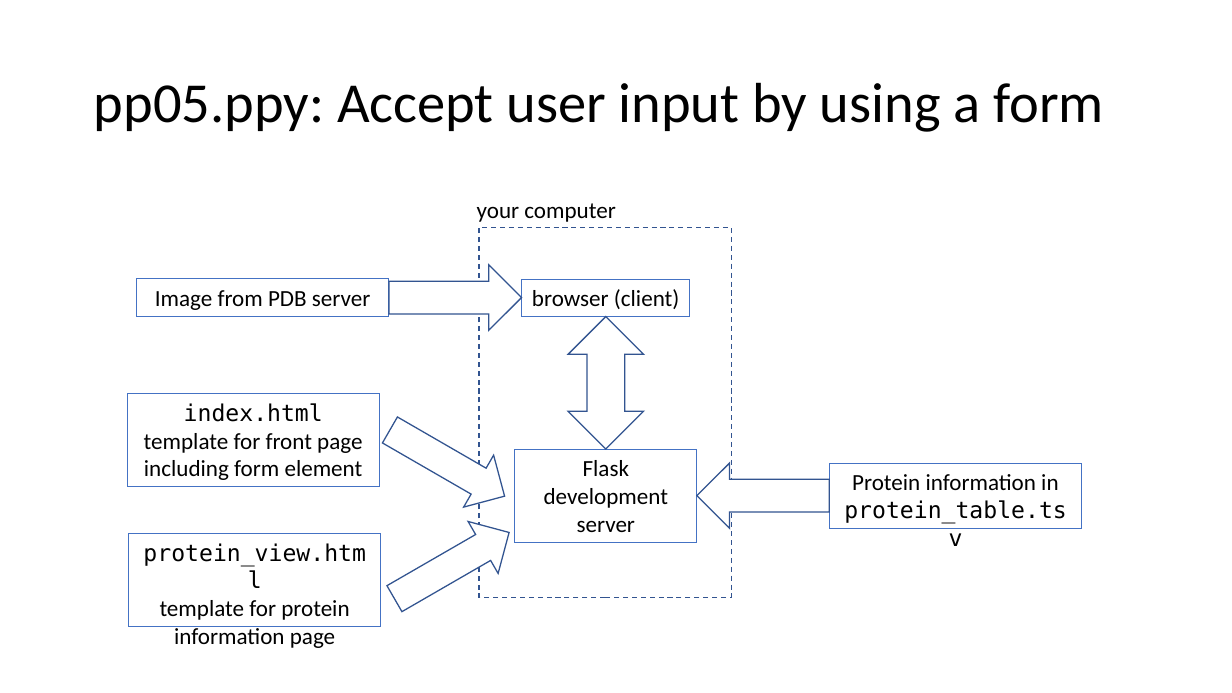
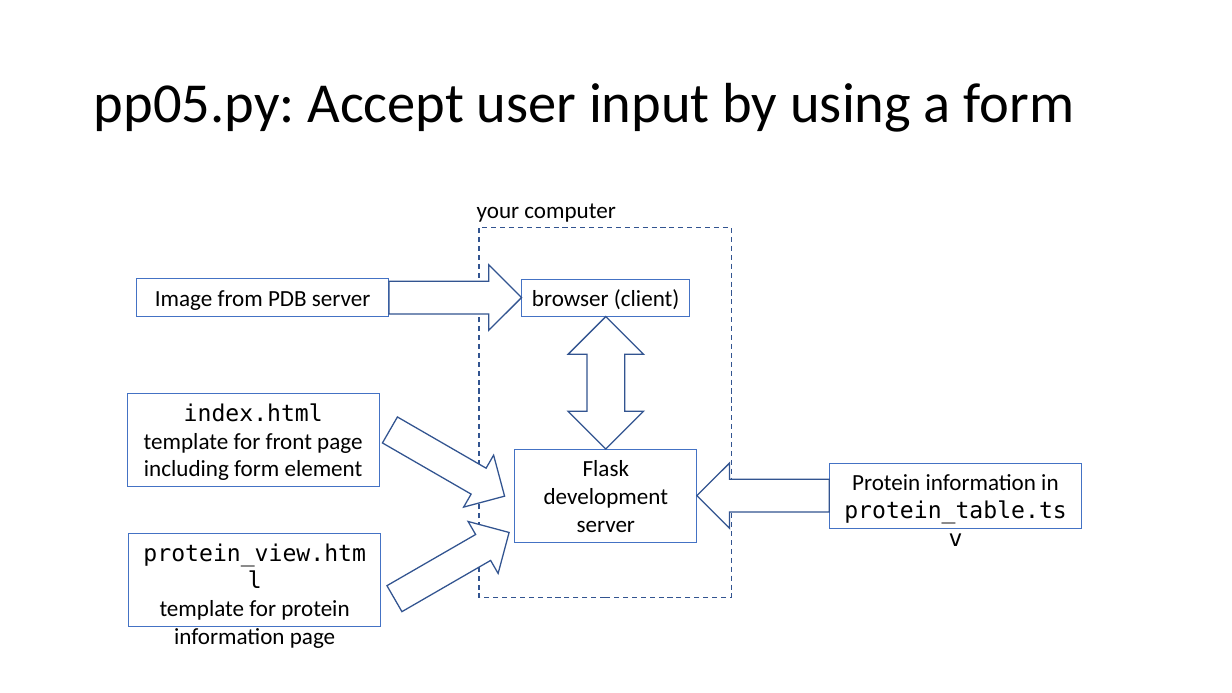
Before and after one commit to conradbessant/webintro, a slide deck: slide 7 of explanation.pptx. Drawn at 1232x693 pixels with LibreOffice and Linux fonts; fonts in the diff are those of the drawing. Boxes give left, top, right and bottom in pixels: in the first picture for what was removed or moved away, otherwise in the second. Text is boxed around its words. In the diff, an @@ line names an element or a change of style, - is before the commit and + after.

Commit message:
Fixed even more typos (in the PPT)

```diff
--- a/explanation.pptx
+++ b/explanation.pptx
@@ title at <box>94,82,1074,132</box>: text changed @@
-pp05.ppy: Accept user input by using a form
+pp05.py: Accept user input by using a form
```
Also in this commit, not shown: 3 other slides changed, 1 slide removed.
